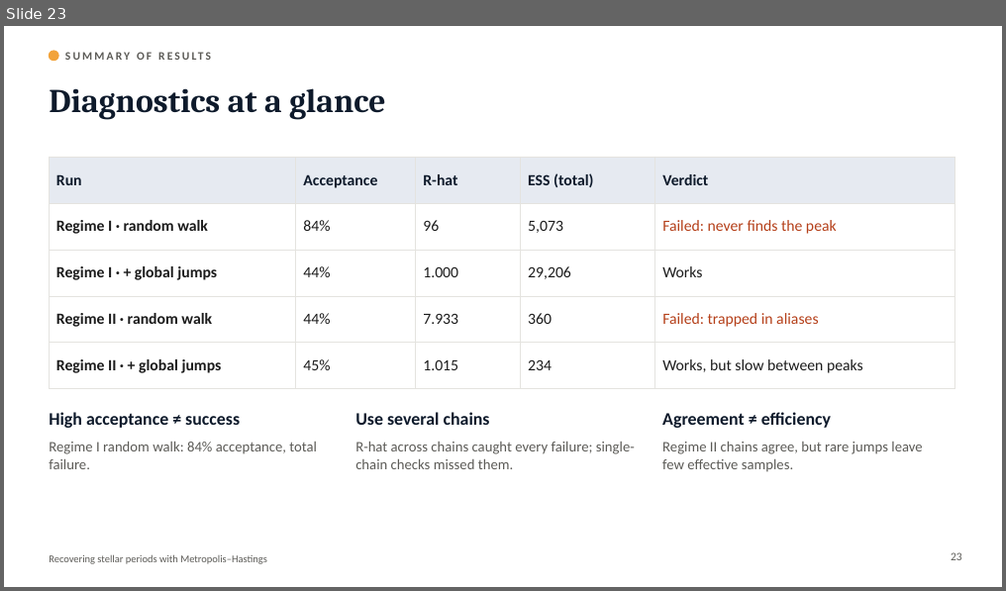
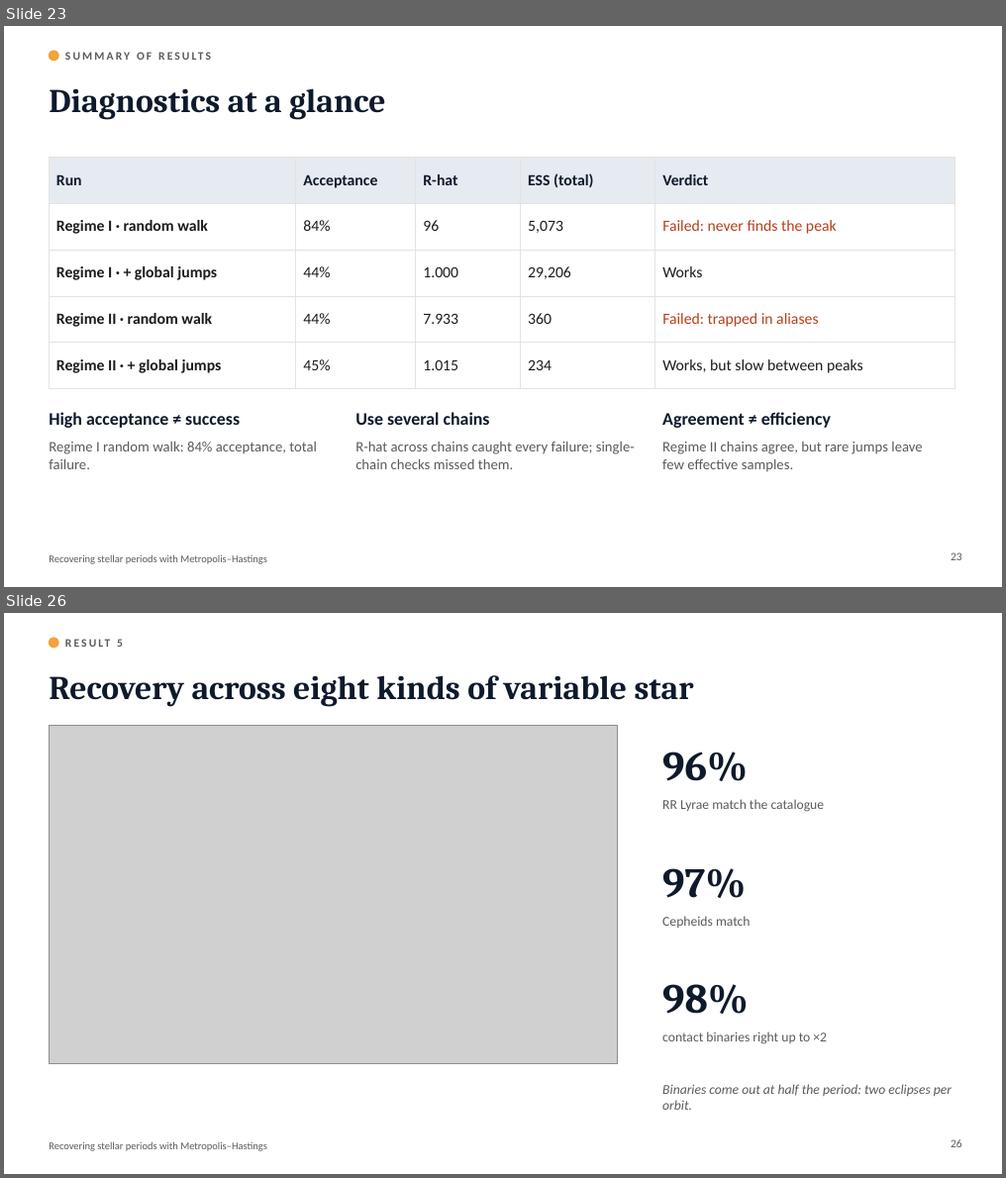
Before and after one commit to cognitogramma/StarSearch-, a slide deck: slides/Stellar_Periods_MH.pptx. Shown one above the other, each under a label of ours: slide 23 before the commit, slides 23 and 26 after it; the slides between them are not shown. The pictures are 1006x591 and 1006x1178 pixels, drawn with LibreOffice and Linux fonts; fonts in the diff are those of the drawing; grey boxes stand for pictures. Boxes give left, top, right and bottom in pixels: in the first picture for what was removed or moved away, otherwise in the second. Text is boxed around its words. In the diff, an @@ line names an element or a change of style, - is before the commit and + after.

```diff
--- a/slides/Stellar_Periods_MH.pptx
+++ b/slides/Stellar_Periods_MH.pptx
@@ slide 26 added at [4, 613, 1002, 1174], background #FFFFFF; not listed: 1 template element that a slide beside it also shows @@
@@ ellipse added at [49, 638, 58, 648], fill #F2A33A, outline #F2A33A 1 pt @@
@@ text added at [117, 639, 123, 647], 11 pt, text #5C5B57, bold @@
+RESULT 5
@@ title added at [49, 675, 694, 707], 32 pt, text #0E1A2B, bold @@
+Recovery across eight kinds of variable star
@@ picture added at [49, 725, 618, 1064] @@
@@ text added at [662, 752, 747, 781], 40 pt, text #0E1A2B, bold @@
+96%
@@ text added at [662, 799, 825, 812], 13 pt, text #5C5B57 @@
+RR Lyrae match the catalogue
@@ text added at [662, 868, 746, 898], 40 pt, text #0E1A2B, bold @@
+97%
@@ text added at [662, 916, 750, 928], 13 pt, text #5C5B57 @@
+Cepheids match
@@ text added at [662, 984, 748, 1014], 40 pt, text #0E1A2B, bold @@
+98%
@@ text added at [662, 1032, 827, 1045], 13 pt, text #5C5B57 @@
+contact binaries right up to ×2
@@ text added at [662, 1084, 951, 1110], 13 pt, text #5C5B57, italic @@
+Binaries come out at half the period: two eclipses per orbit.
@@ page number added at [950, 1140, 962, 1148], 11 pt, text #5C5B57 @@
+26
```
Also in this commit, not shown: 4 other slides added, 9 other files.
